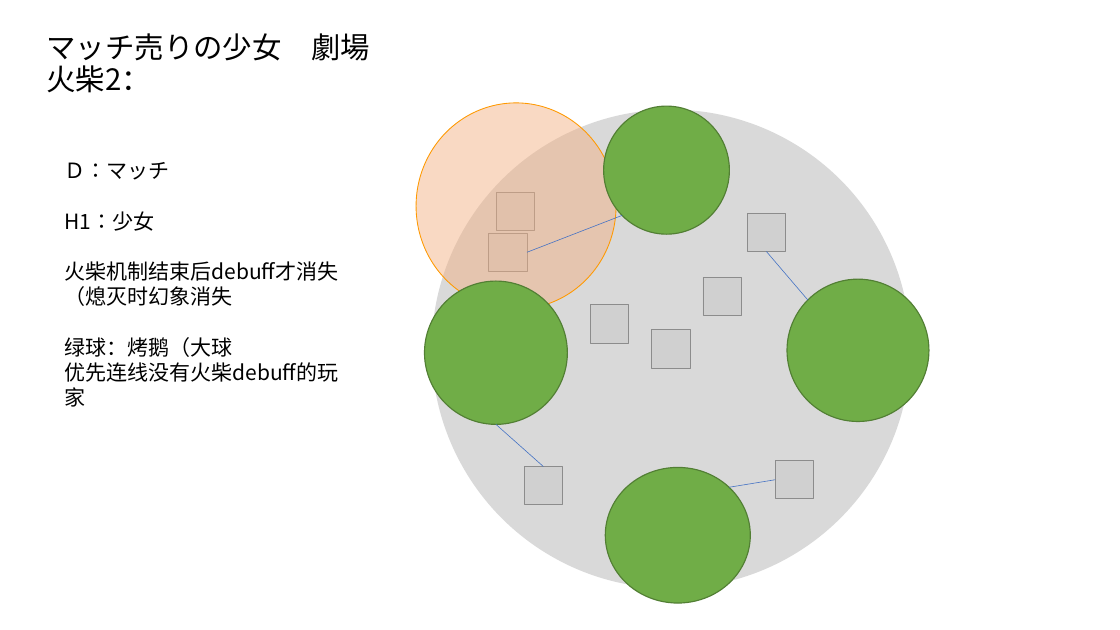
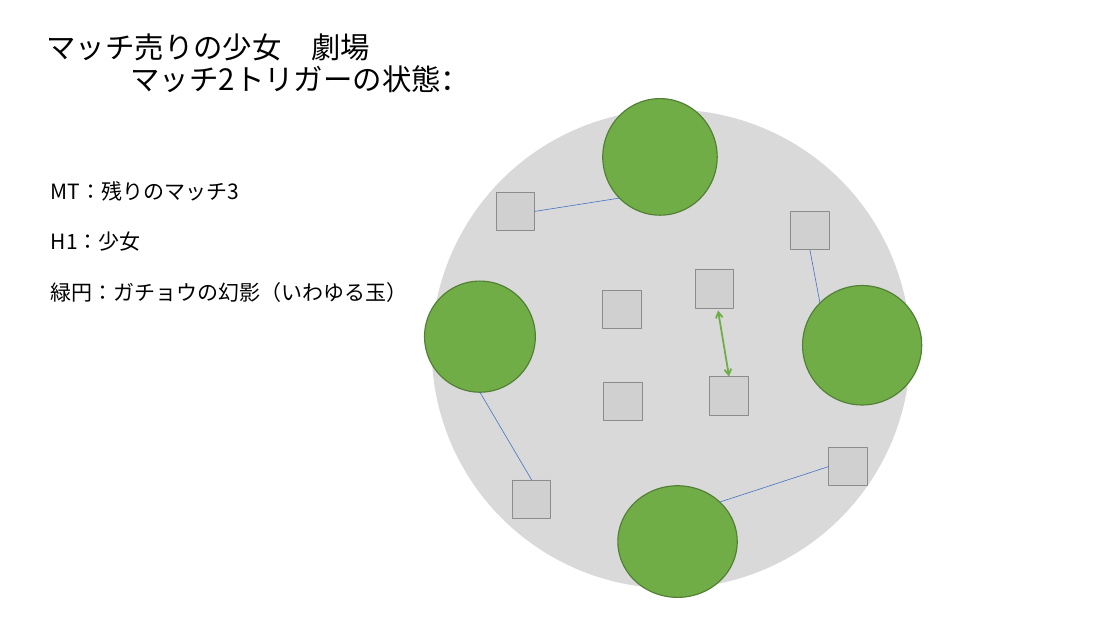
Before and after one commit to ZafkielR/Tiera, a slide deck: slide 37 of Graphic Presentation.pptx. Drawn at 1120x630 pixels with LibreOffice and Linux fonts; fonts in the diff are those of the drawing; grey boxes stand for pictures. Boxes give left, top, right and bottom in pixels: in the first picture for what was removed or moved away, otherwise in the second. Text is boxed around its words. In the diff, an @@ line names an element or a change of style, - is before the commit and + after.

Commit message:
マッチ売り少女劇場　ギミック説明完了

```diff
--- a/Graphic Presentation.pptx
+++ b/Graphic Presentation.pptx
@@ title at [47, 33, 471, 93]: text changed @@
-マッチ売りの少女 劇場
-火柴2：
+マッチ売りの少女 劇場
+マッチ2トリガーの状態：
@@ ellipse removed at [416, 103, 616, 310] @@
@@ ellipse: place and size @@
-ellipse at [604, 106, 730, 234]
+ellipse at [603, 98, 718, 215]
@@ text "MT：残りのマッチ3": place and size @@
-text "MT：残りのマッチ3" at [65, 162, 339, 382]
+text "MT：残りのマッチ3" at [51, 181, 408, 302]
@@ text at [51, 181, 239, 201]: text changed @@
-Ｄ：マッチ
+MT：残りのマッチ3
@@ line moved from (527, 252) - (623, 215) to (534, 212) - (620, 198) @@
@@ picture: place and size @@
-picture at [703, 277, 742, 316]
+picture at [791, 212, 829, 250]
@@ line moved from (808, 300) - (766, 251) to (820, 303) - (810, 250) @@
@@ text at [51, 282, 408, 302]: text changed @@
-火柴机制结束后debuff才消失（熄灭时幻象消失
-绿球：烤鹅（大球
-优先连线没有火柴debuff的玩家
+緑円：ガチョウの幻影（いわゆる玉）
@@ ellipse: place and size @@
-ellipse at [424, 281, 567, 425]
+ellipse at [424, 281, 535, 392]
@@ picture: place and size @@
-picture at [748, 213, 786, 252]
+picture at [603, 291, 642, 329]
@@ picture: place and size @@
-picture at [489, 233, 528, 271]
+picture at [696, 270, 734, 308]
@@ ellipse: place and size @@
-ellipse at [787, 279, 929, 421]
+ellipse at [802, 286, 922, 405]
@@ double arrow added from (718, 311) to (729, 376), #70AD47 1.5 pt @@
@@ picture: place and size @@
-picture at [776, 460, 814, 499]
+picture at [604, 382, 643, 421]
@@ picture: place and size @@
-picture at [652, 330, 691, 369]
+picture at [710, 376, 749, 415]
@@ line moved from (496, 424) - (544, 466) to (480, 392) - (532, 480) @@
@@ picture: place and size @@
-picture at [591, 305, 629, 344]
+picture at [829, 447, 868, 486]
@@ line moved from (729, 487) - (776, 480) to (720, 502) - (829, 466) @@
@@ picture: place and size @@
-picture at [524, 466, 563, 505]
+picture at [513, 480, 551, 518]
@@ ellipse: place and size @@
-ellipse at [606, 467, 751, 602]
+ellipse at [618, 486, 738, 597]
```
Also in this commit, not shown: 1 other slide changed, 3 other files.
